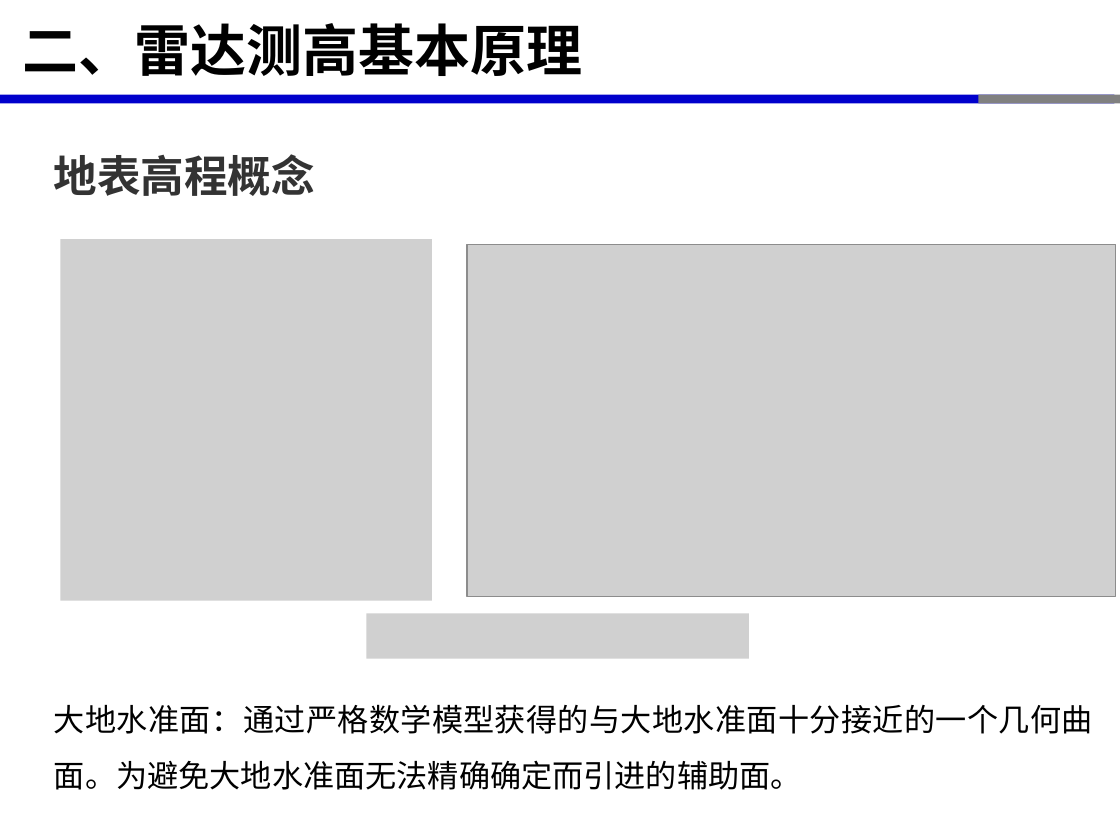
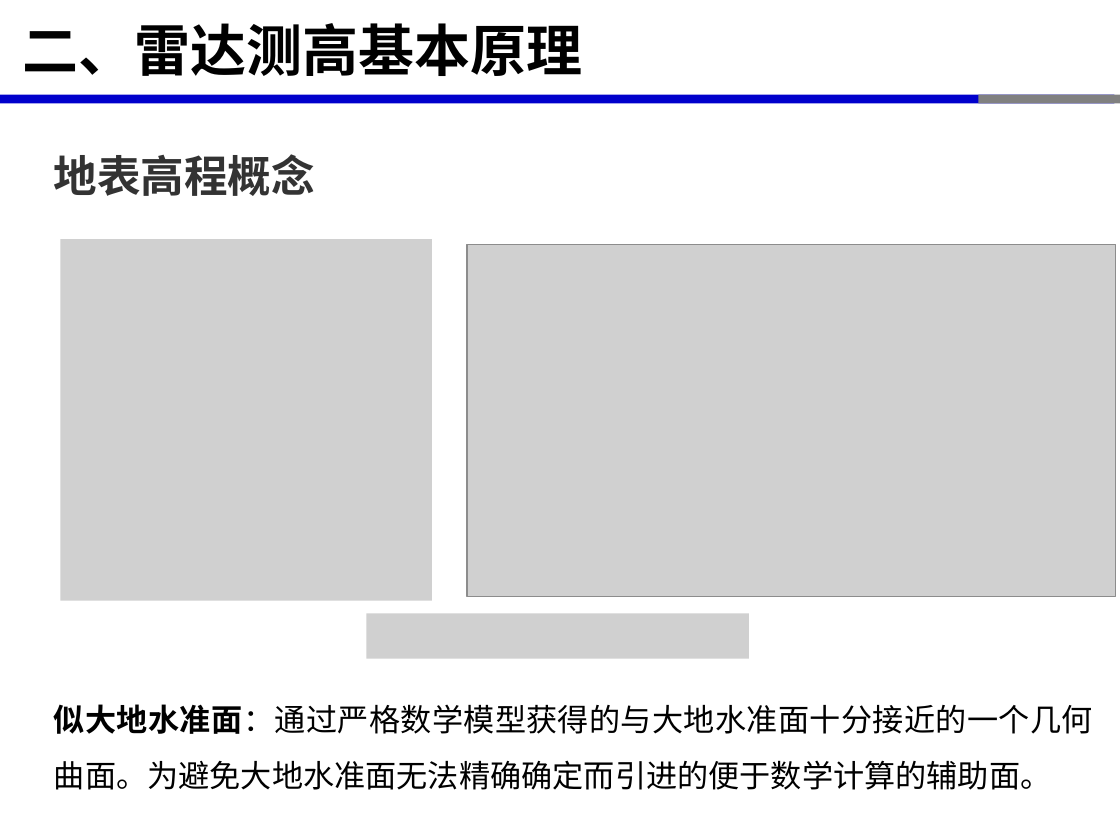
Before and after one commit to xinluo2018/satellite-altimetry-course, a slide deck: slide 9 of 第2章-星载雷达测高原理-2学时/第2章-星载雷达测高原理-2学时.pptx. Drawn at 1120x840 pixels with LibreOffice and Linux fonts; fonts in the diff are those of the drawing; grey boxes stand for pictures. Boxes give left, top, right and bottom in pixels: in the first picture for what was removed or moved away, otherwise in the second. Text is boxed around its words. In the diff, an @@ line names an element or a change of style, - is before the commit and + after.

```diff
--- a/第2章-星载雷达测高原理-2学时/第2章-星载雷达测高原理-2学时.pptx
+++ b/第2章-星载雷达测高原理-2学时/第2章-星载雷达测高原理-2学时.pptx
@@ text at <box>54,704,1093,790</box>: text changed @@
-大地水准面：通过严格数学模型获得的与大地水准面十分接近的一个几何曲面。为避免大地水准面无法精确确定而引进的辅助面。
+似大地水准面：通过严格数学模型获得的与大地水准面十分接近的一个几何曲面。为避免大地水准面无法精确确定而引进的便于数学计算的辅助面。
```
Also in this commit, not shown: 14 other slides changed, 9 slides added, 2 slides removed, 10 other files.
